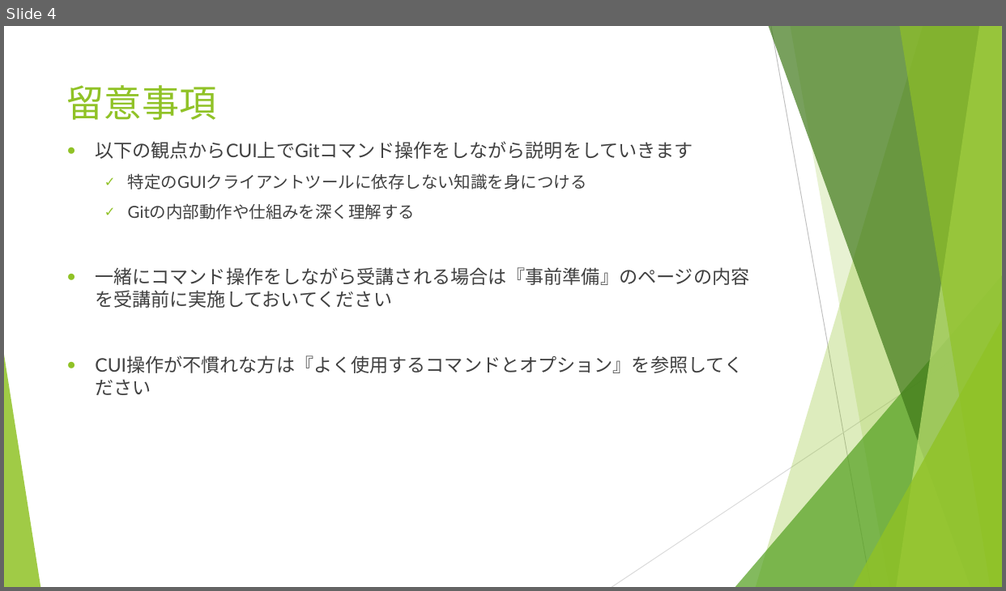
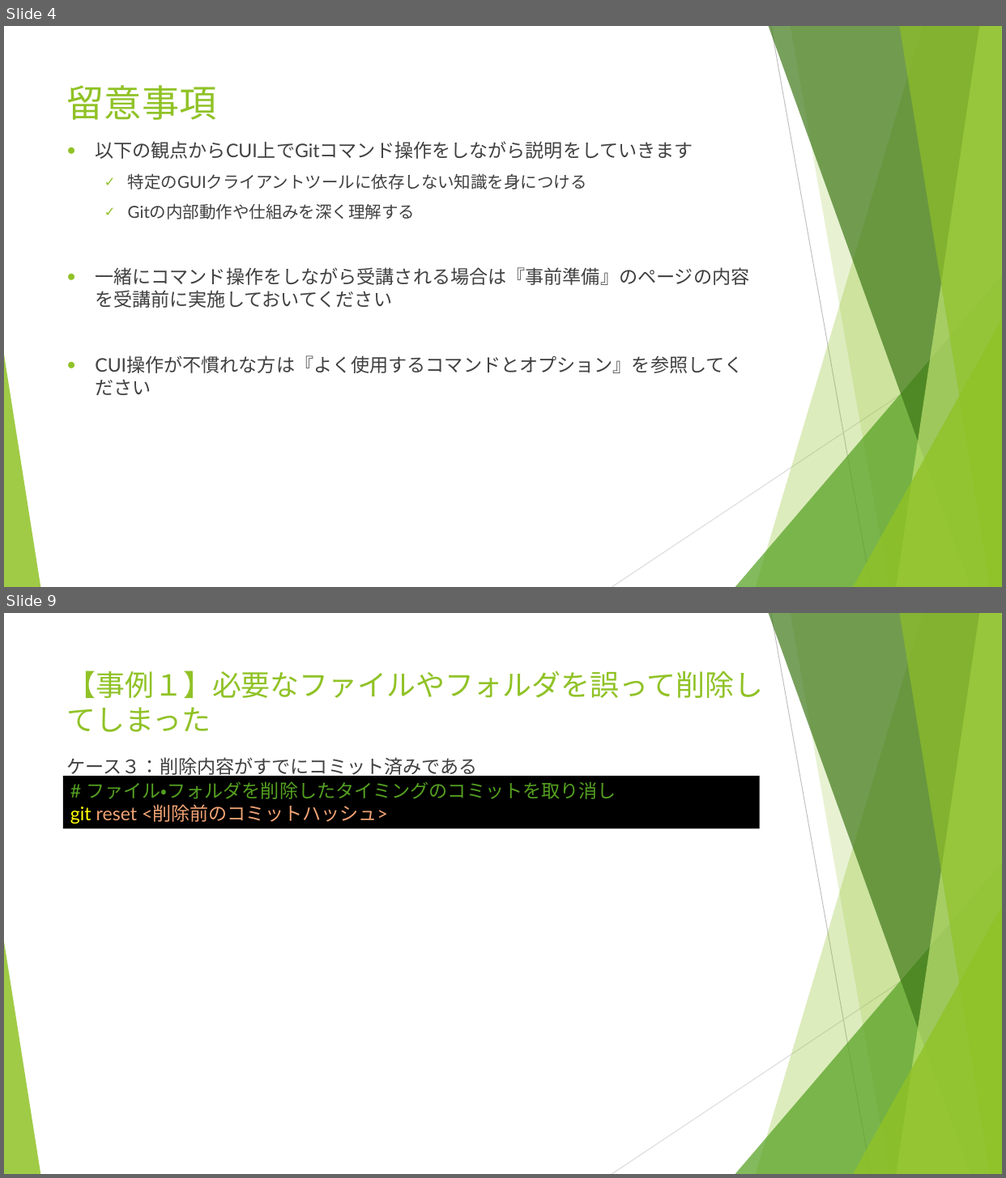
Before and after one commit to yusuke8655/git-trouble-shooting, a slide deck: Gitトラブルシューティング.pptx. Shown one above the other, each under a label of ours: slide 4 before the commit, slides 4 and 9 after it; the slides between them are not shown. The pictures are 1006x591 and 1006x1178 pixels, drawn with LibreOffice and Linux fonts; fonts in the diff are those of the drawing. Boxes give left, top, right and bottom in pixels: in the first picture for what was removed or moved away, otherwise in the second. Text is boxed around its words. In the diff, an @@ line names an element or a change of style, - is before the commit and + after.

Commit message:
バーチャルリアリティ学会大会内容追加

```diff
--- a/Gitトラブルシューティング.pptx
+++ b/Gitトラブルシューティング.pptx
@@ slide 9 added at (x1=4, y1=613, x2=1002, y2=1174), background #FFFFFF; not listed: 10 template elements that a slide beside it also shows @@
@@ title added at (x1=67, y1=671, x2=763, y2=732), 28 pt, text #90C226 @@
+【事例１】必要なファイルやフォルダを誤って削除してしまった
@@ text added at (x1=67, y1=757, x2=478, y2=778), 18 pt, text #404040 @@
+ケース３：削除内容がすでにコミット済みである
@@ rectangle added at (x1=63, y1=776, x2=760, y2=829), fill #000000, 18 pt, text #54A021 @@
+# ファイル・フォルダを削除したタイミングのコミットを取り消し
+git reset <削除前のコミットハッシュ>
```
Also in this commit, not shown: 14 slides changed, 4 other slides added.
